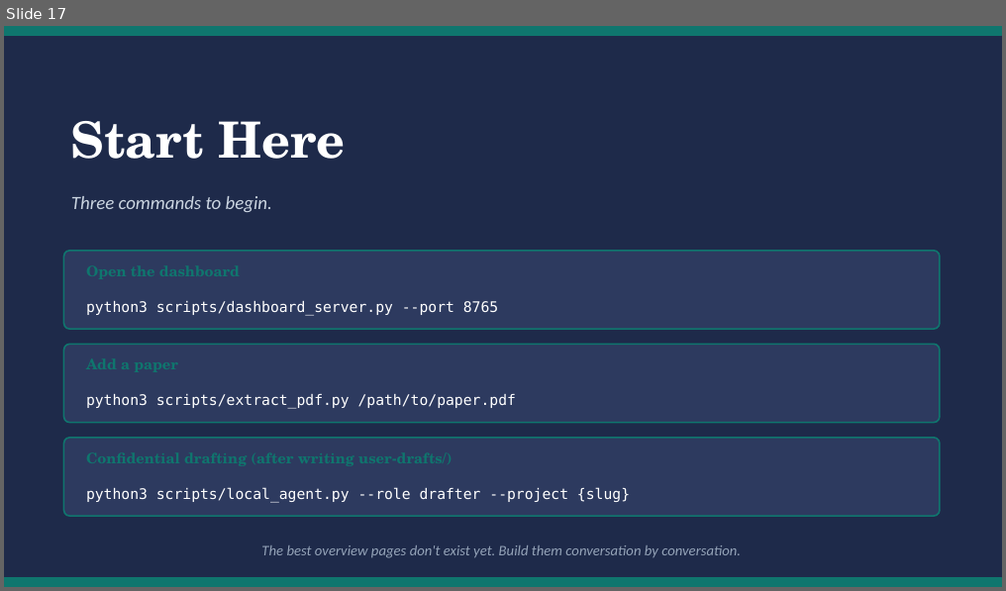
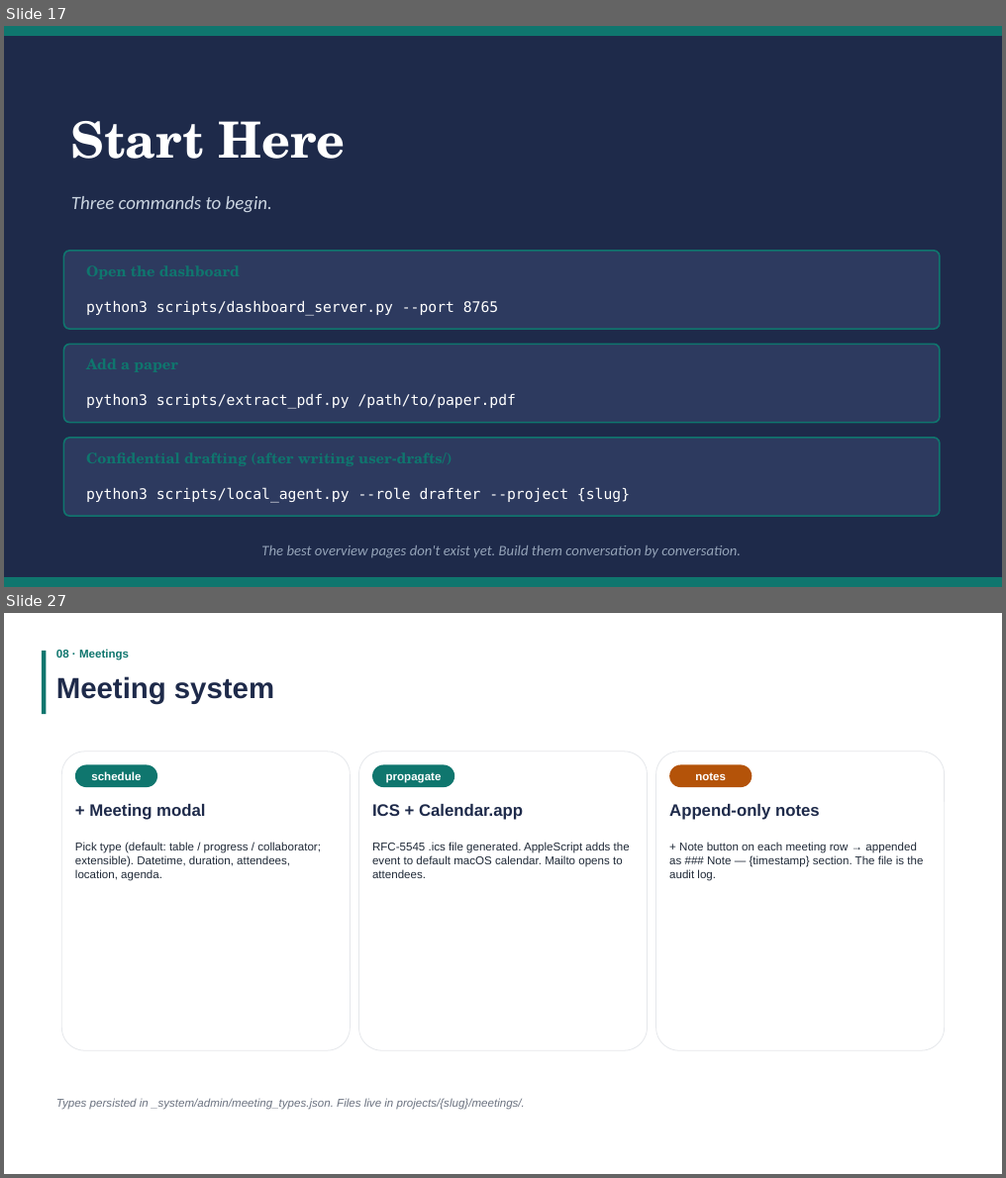
Before and after one commit to hyungeun-shimm/llm-wiki-research-stack, a slide deck: _system/docs/System_Philosophy_Guide.pptx. Shown one above the other, each under a label of ours: slide 17 before the commit, slides 17 and 27 after it; the slides between them are not shown. The pictures are 1006x591 and 1006x1178 pixels, drawn with LibreOffice and Linux fonts; fonts in the diff are those of the drawing. Boxes give left, top, right and bottom in pixels: in the first picture for what was removed or moved away, otherwise in the second. Text is boxed around its words. In the diff, an @@ line names an element or a change of style, - is before the commit and + after.

```diff
--- a/_system/docs/System_Philosophy_Guide.pptx
+++ b/_system/docs/System_Philosophy_Guide.pptx
@@ slide 27 added at box(4, 613, 1002, 1174), background #FFFFFF @@
@@ rectangle added at box(42, 651, 46, 714), fill #0F766E @@
@@ text added at box(56, 649, 129, 661), 11 pt, text #0F766E, bold @@
+08 · Meetings
@@ text added at box(56, 676, 274, 703), 28 pt, text #1E2A4A, bold @@
+Meeting system
@@ rounded rectangle added at box(61, 752, 350, 1051), fill #FFFFFF, outline #E5E7EB 0.75 pt @@
@@ rounded rectangle added at box(358, 752, 648, 1051), fill #FFFFFF, outline #E5E7EB 0.75 pt @@
@@ rounded rectangle added at box(656, 752, 944, 1051), fill #FFFFFF, outline #E5E7EB 0.75 pt @@
@@ rounded rectangle added at box(75, 765, 157, 787), fill #0F766E, 11 pt, text #FFFFFF, bold @@
+schedule
@@ rounded rectangle added at box(372, 765, 454, 787), fill #0F766E, 11 pt, text #FFFFFF, bold @@
+propagate
@@ rounded rectangle added at box(669, 765, 751, 787), fill #B45309, 11 pt, text #FFFFFF, bold @@
+notes
@@ text added at box(89, 804, 205, 820), 16 pt, text #1E2A4A, bold @@
++ Meeting modal
@@ text added at box(372, 804, 523, 820), 16 pt, text #1E2A4A, bold @@
+ICS + Calendar.app
@@ text added at box(669, 804, 820, 820), 16 pt, text #1E2A4A, bold @@
+Append-only notes
@@ text added at box(75, 842, 321, 881), 11 pt, text #1F2937 @@
+Pick type (default: table / progress / collaborator; extensible). Datetime, duration, attendees, location, agenda.
@@ text added at box(372, 842, 630, 878), 11 pt, text #1F2937 @@
+RFC-5545 .ics file generated. AppleScript adds the event to default macOS calendar. Mailto opens to attendees.
@@ text added at box(669, 842, 923, 881), 11 pt, text #1F2937 @@
++ Note button on each meeting row → appended as ### Note — {timestamp} section. The file is the audit log.
@@ text added at box(56, 1098, 525, 1110), 11 pt, text #6B7280, italic @@
+Types persisted in _system/admin/meeting_types.json. Files live in projects/{slug}/meetings/.
```
Also in this commit, not shown: 12 other slides added, 29 other files.
